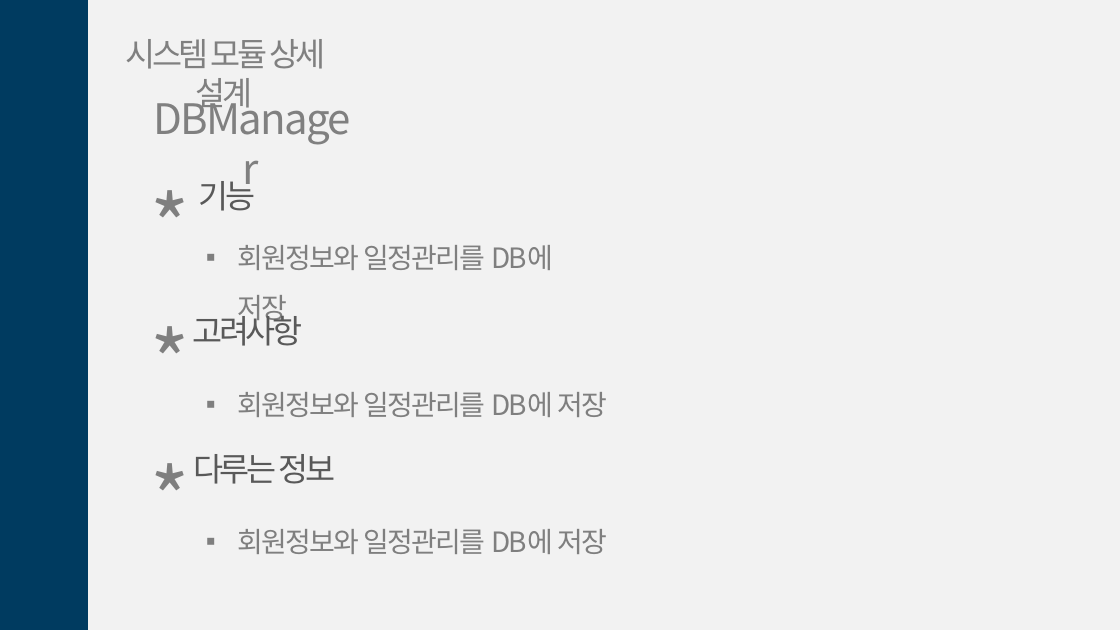
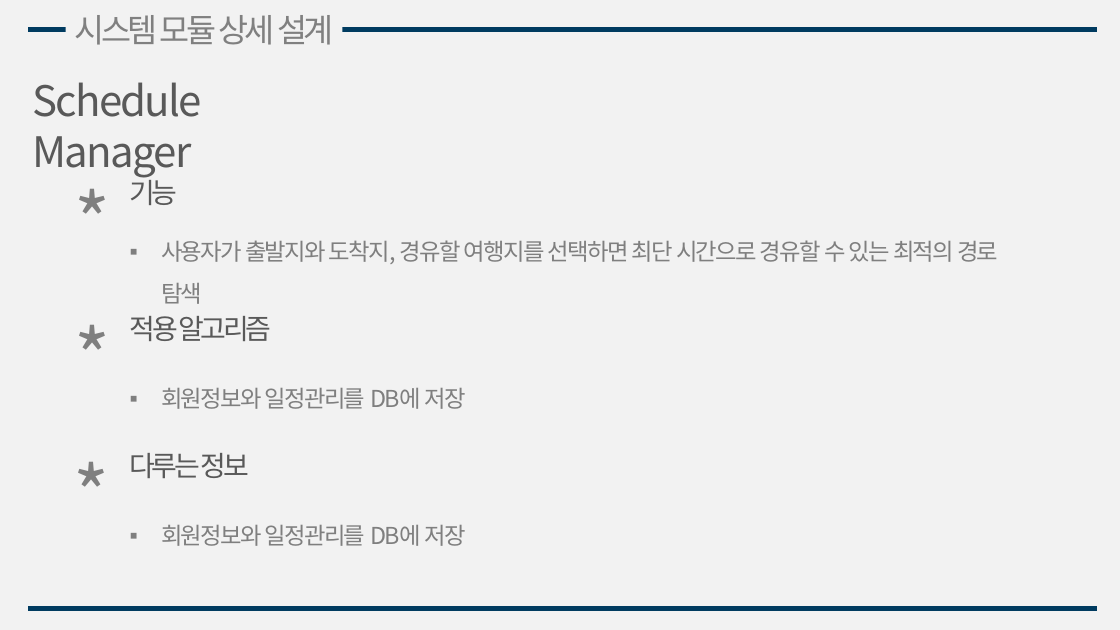
Before and after one commit to gmlrud1211/project, a slide deck: slide 17 of document/설계서.pptx. Drawn at 1120x630 pixels with LibreOffice and Linux fonts; fonts in the diff are those of the drawing. Boxes give left, top, right and bottom in pixels: in the first picture for what was removed or moved away, otherwise in the second. Text is boxed around its words. In the diff, an @@ line names an element or a change of style, - is before the commit and + after.

Commit message:
app update & 설계발표

```diff
--- a/document/설계서.pptx
+++ b/document/설계서.pptx
@@ rectangle removed at (0,0,88,630) @@
@@ line added from (29, 29) to (1097, 29), #003B60 4 pt @@
@@ text "시스템 모듈 상세 설계" rewrapped from (126,39,326,114) to (75,15,334,45) @@
@@ text added at (32,82,202,177), 36 pt, text #595959 @@
+Schedule Manager
@@ text removed at (142,88,360,148) @@
-DBManager
@@ text "*": place and size @@
-text "*" at (142,170,218,242)
+text "*" at (66,170,143,271)
@@ text "기능" at (130,175,178,205): size 28 to 24 pt; alignment centre to left @@
@@ text "기능": place and size @@
-text "기능" at (199,174,256,211)
+text "기능" at (130,175,178,205)
@@ text added at (161,240,998,264), 20 pt, text #7F7F7F @@
+▪ 사용자가 출발지와 도착지, 경유할 여행지를 선택하면 최단 시간으로 경유할 수 있는 최적의 경로 탐색
@@ text removed at (237,245,553,326) @@
-▪ 회원정보와 일정관리를 DB에 저장
@@ size 72 to 66 pt in 3 elements at (66,443,155,544), (66,170,143,271), (66,305,143,407) @@
@@ text "*": place and size @@
-text "*" at (142,305,218,377)
+text "*" at (66,305,143,407)
@@ text added at (130,316,272,341), 24 pt, text #595959 @@
+적용 알고리즘
@@ text removed at (193,310,303,346) @@
-고려사항
@@ text "회원정보와 일정관리를 DB에 저장": place and size @@
-text "회원정보와 일정관리를 DB에 저장" at (237,392,607,417)
+text "회원정보와 일정관리를 DB에 저장" at (161,388,465,409)
@@ text "회원정보와 일정관리를 DB에 저장" at (161,388,465,409): size 24 to 20 pt @@
@@ text "*": place and size @@
-text "*" at (142,443,231,515)
+text "*" at (66,443,155,544)
@@ text "다루는 정보": place and size @@
-text "다루는 정보" at (193,454,335,484)
+text "다루는 정보" at (130,453,249,478)
@@ text "다루는 정보" at (130,453,249,478): size 28 to 24 pt; alignment centre to left @@
@@ text "회원정보와 일정관리를 DB에 저장" at (161,525,465,546): size 24 to 20 pt @@
@@ text "회원정보와 일정관리를 DB에 저장": place and size @@
-text "회원정보와 일정관리를 DB에 저장" at (237,529,607,554)
+text "회원정보와 일정관리를 DB에 저장" at (161,525,465,546)
@@ line added from (29, 609) to (1097, 609), #003B60 4 pt @@
```
Also in this commit, not shown: 7 other slides changed, 7 slides added, 13 slides removed, 6 other files.
